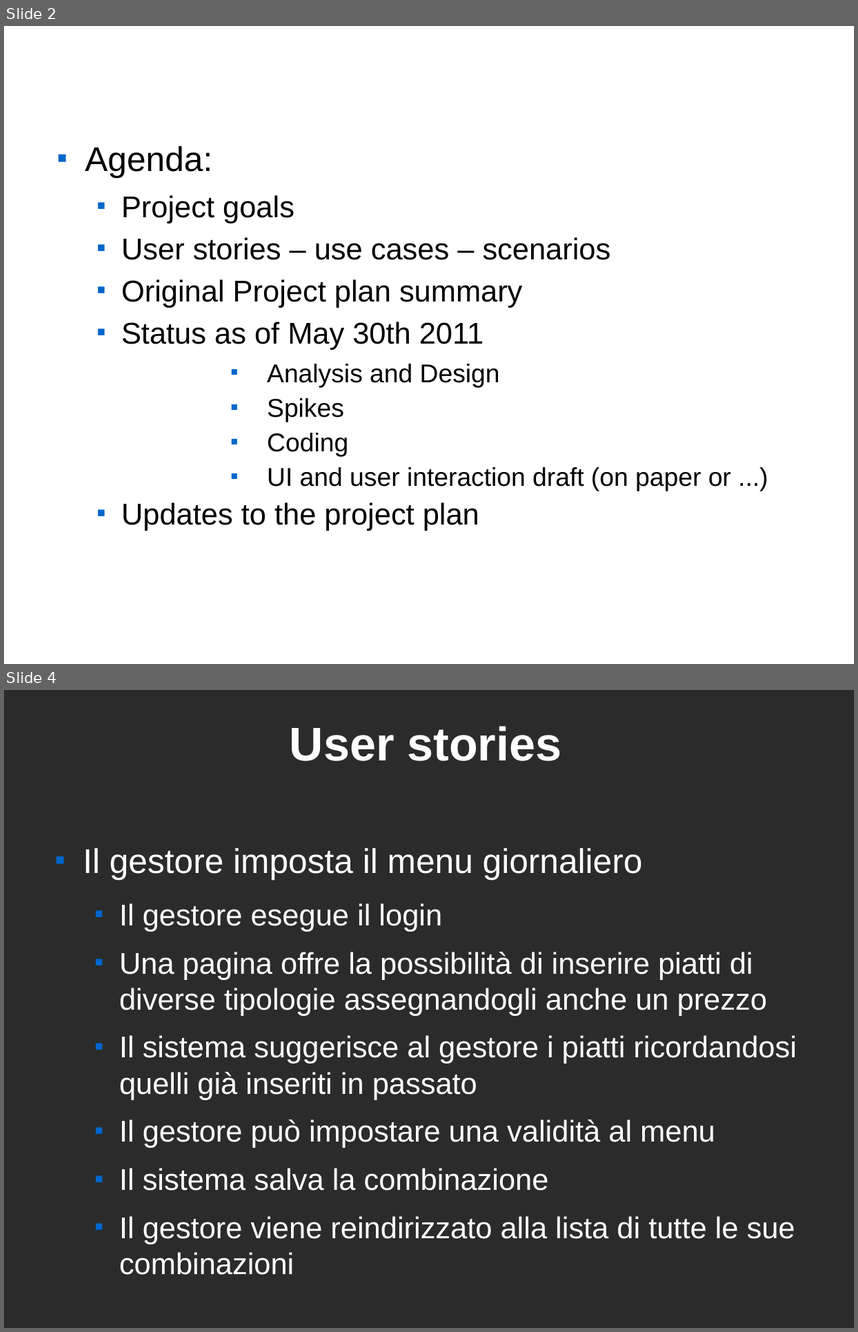
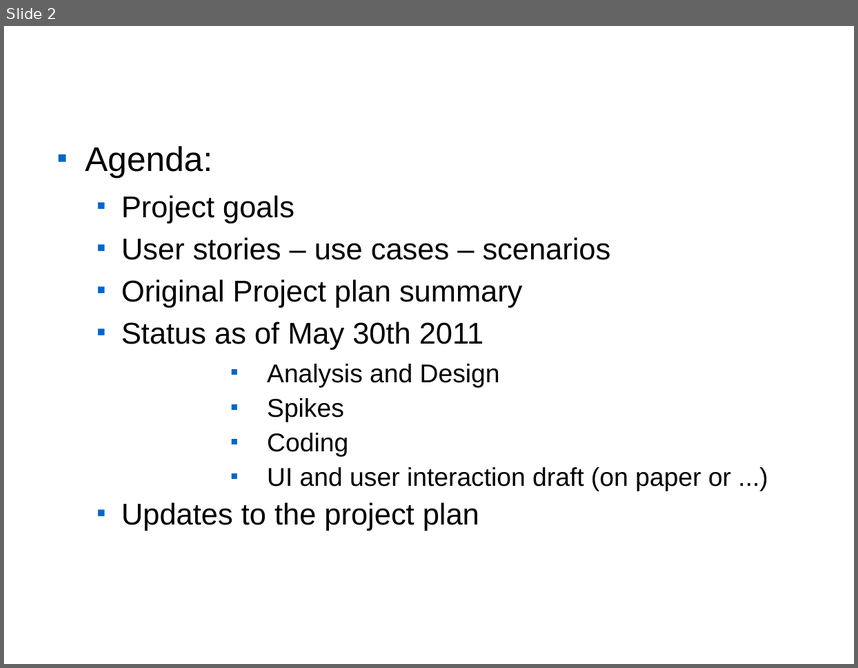
Before and after one commit to cdavide/dove-mangio-it, a slide deck: wiki/projectReviewTemplate.odp. Shown one above the other, each under a label of ours: slides 2 and 4 before the commit, slide 2 after it; the slides between them are not shown. The pictures are 858x1332 and 858x668 pixels, drawn with LibreOffice and Linux fonts; fonts in the diff are those of the drawing; background and template pictures are left out; a plain dark background stands for a picture behind light text. Boxes give left, top, right and bottom in pixels: in the first picture for what was removed or moved away, otherwise in the second. Text is boxed around its words. In the diff, an @@ line names an element or a change of style, - is before the commit and + after.

```diff
--- a/wiki/projectReviewTemplate.odp
+++ b/wiki/projectReviewTemplate.odp
@@ slide 4 removed at <box>4,690,854,1328</box>, background picture (left out) @@
@@ title removed at <box>290,726,562,761</box> @@
-User stories
@@ text removed at <box>83,848,797,1274</box> @@
-■ Il gestore imposta il menu giornaliero
-  ■ Il gestore esegue il login
-  ■ Una pagina offre la possibilità di inserire piatti di diverse tipologie assegnandogli anche un prezzo
-  ■ Il sistema suggerisce al gestore i piatti ricordandosi quelli già inseriti in passato
-  ■ Il gestore può impostare una validità al menu
-  ■ Il sistema salva la combinazione
-  ■ Il gestore viene reindirizzato alla lista di tutte le sue combinazioni
```
Also in this commit, not shown: 4 slides changed, 7 slides added, 4 other slides removed, 3 other files.
